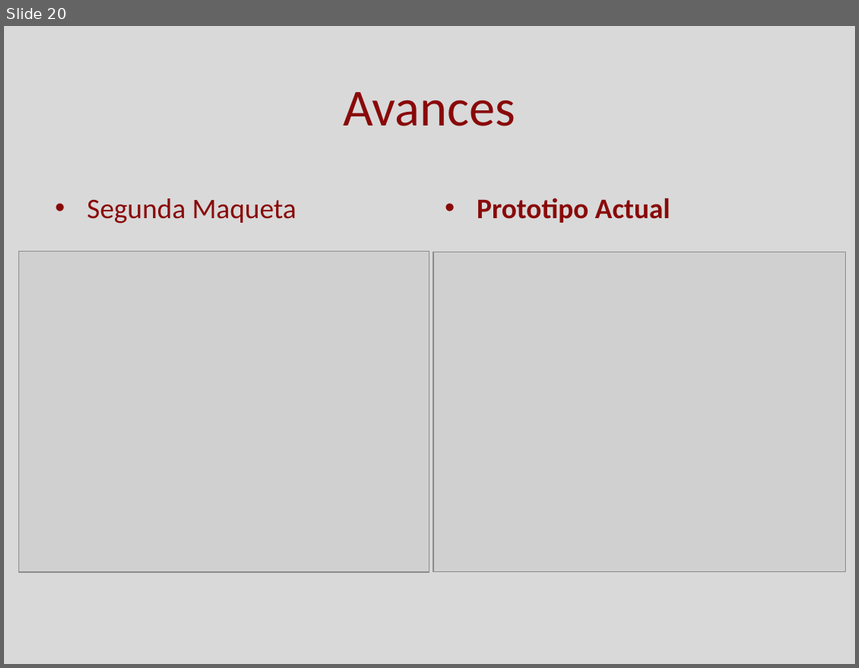
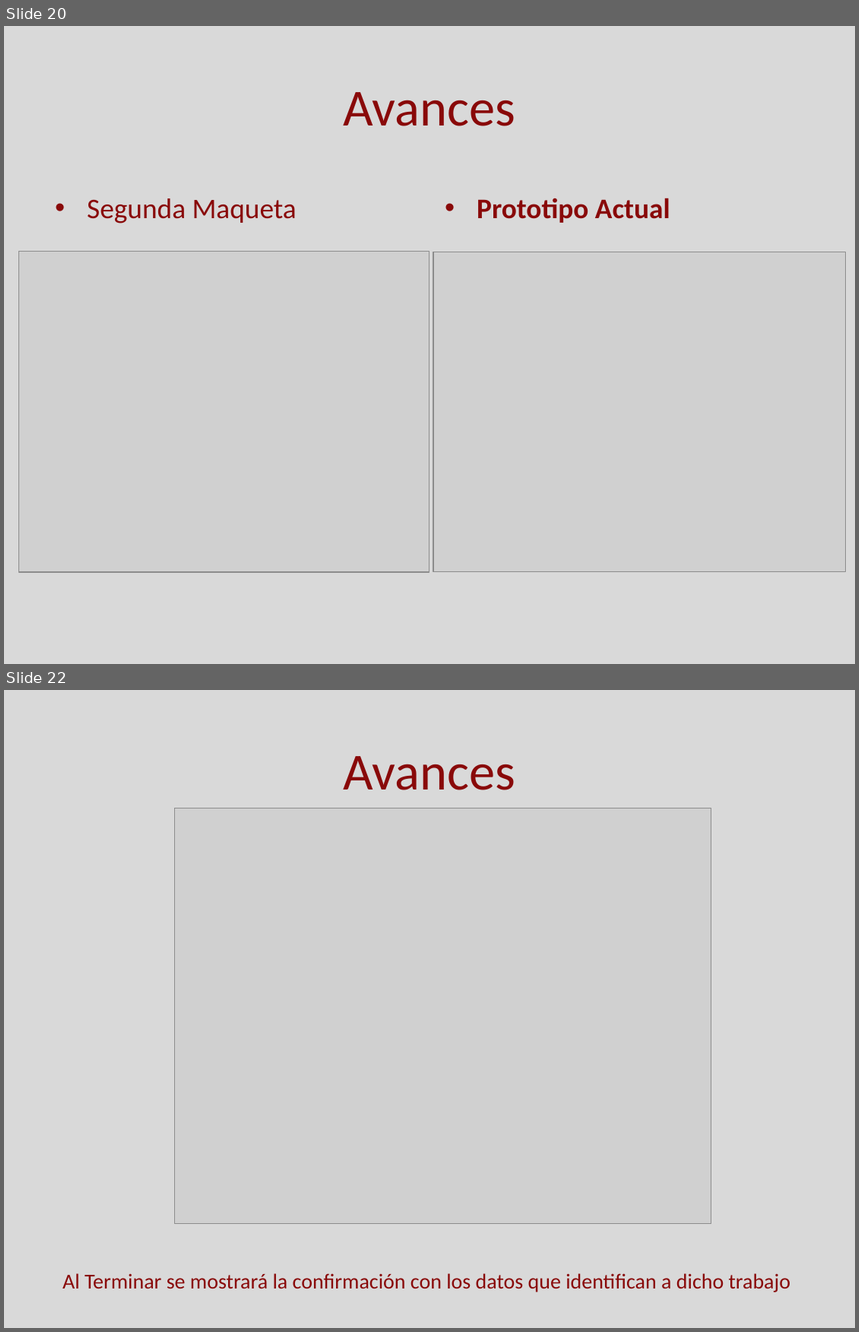
Before and after one commit to Skruptovski/SCTps, a slide deck: Documentación/Presentacion SCTPs.pptx. Shown one above the other, each under a label of ours: slide 20 before the commit, slides 20 and 22 after it; the slides between them are not shown. The pictures are 859x668 and 859x1332 pixels, drawn with LibreOffice and Linux fonts; fonts in the diff are those of the drawing; grey boxes stand for pictures. Boxes give left, top, right and bottom in pixels: in the first picture for what was removed or moved away, otherwise in the second. Text is boxed around its words. In the diff, an @@ line names an element or a change of style, - is before the commit and + after.

```diff
--- a/Documentación/Presentacion SCTPs.pptx
+++ b/Documentación/Presentacion SCTPs.pptx
@@ slide 22 added at (x1=4, y1=690, x2=855, y2=1328), background #D9D9D9 @@
@@ title added at (x1=344, y1=756, x2=516, y2=790), 44 pt, text #890909 @@
+Avances
@@ picture added at (x1=175, y1=809, x2=712, y2=1224) @@
@@ text added at (x1=63, y1=1274, x2=791, y2=1293), 18 pt, text #890909 @@
+Al Terminar se mostrará la confirmación con los datos que identifican a dicho trabajo
```
Also in this commit, not shown: 2 slides changed, 12 other slides added, 1 slide removed, 2 other files.
